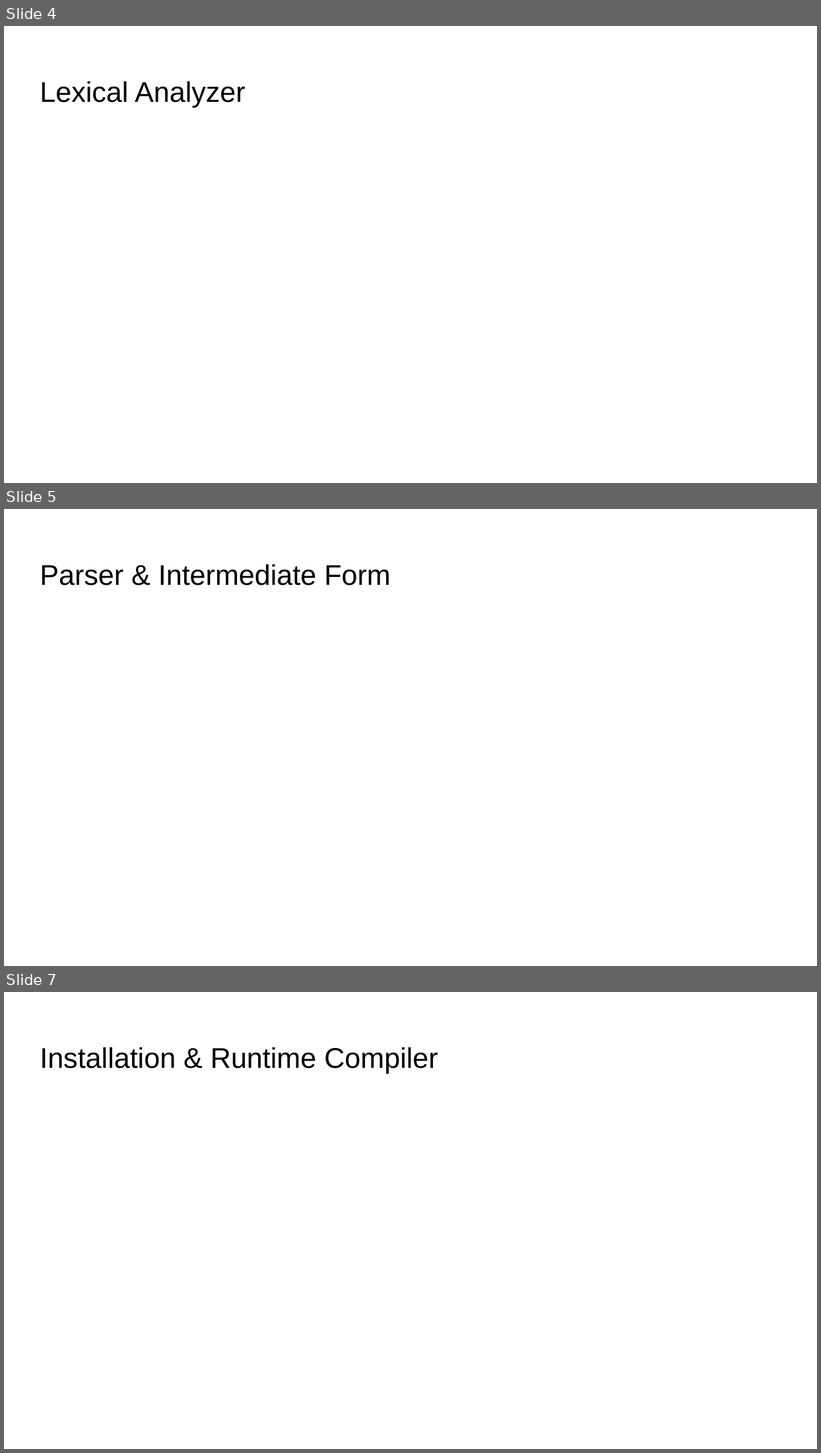
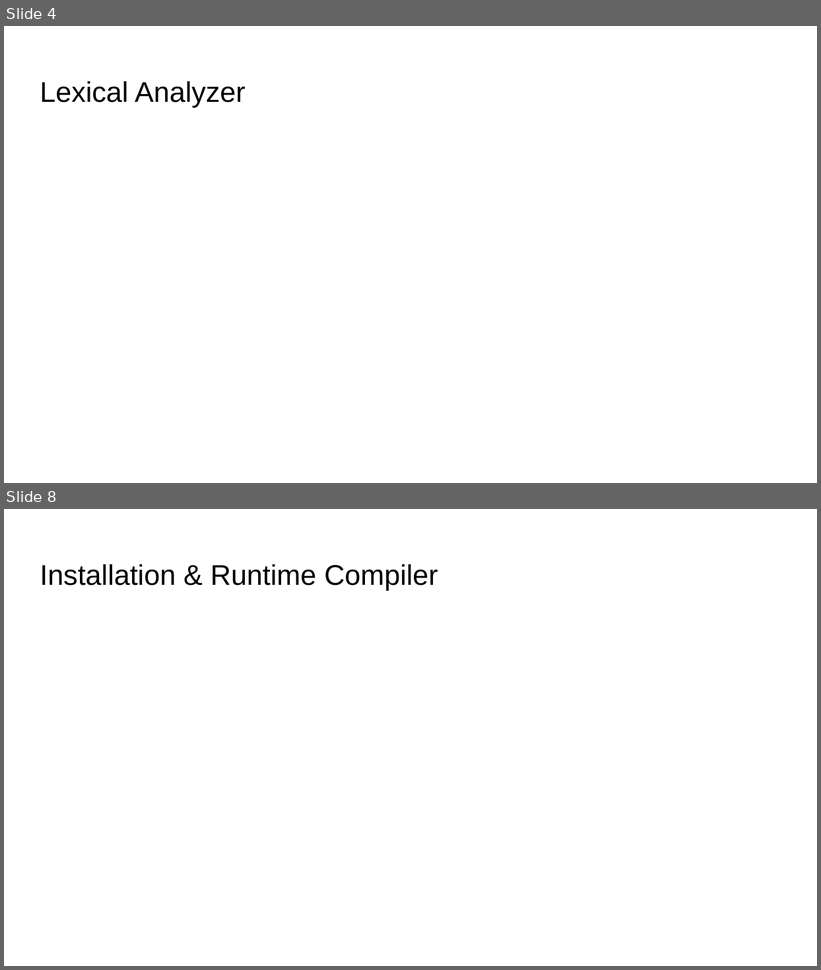
Before and after one commit to viraj091/SER502-ScriptShark-Team13, a slide deck: doc/Documentation.pptx. Shown one above the other, each under a label of ours: slides 4, 5 and 7 before the commit, slides 4 and 8 after it; the slides between them are not shown. The pictures are 821x1453 and 821x970 pixels, drawn with LibreOffice and Linux fonts; fonts in the diff are those of the drawing. Boxes give left, top, right and bottom in pixels: in the first picture for what was removed or moved away, otherwise in the second. Text is boxed around its words. In the diff, an @@ line names an element or a change of style, - is before the commit and + after.

Commit message:
Updated Documentation & Contributions
Completed documentation for Grammar, Parser, Interpreter

```diff
--- a/doc/Documentation.pptx
+++ b/doc/Documentation.pptx
@@ slide 5 removed at (4,509,817,966), background #FFFFFF @@
@@ title removed at (40,564,391,586) @@
-Parser & Intermediate Form
@@ what was slide 7 is now slide 8 @@
```
Also in this commit, not shown: 4 slides added, 2 other slides removed, 1 other file.
